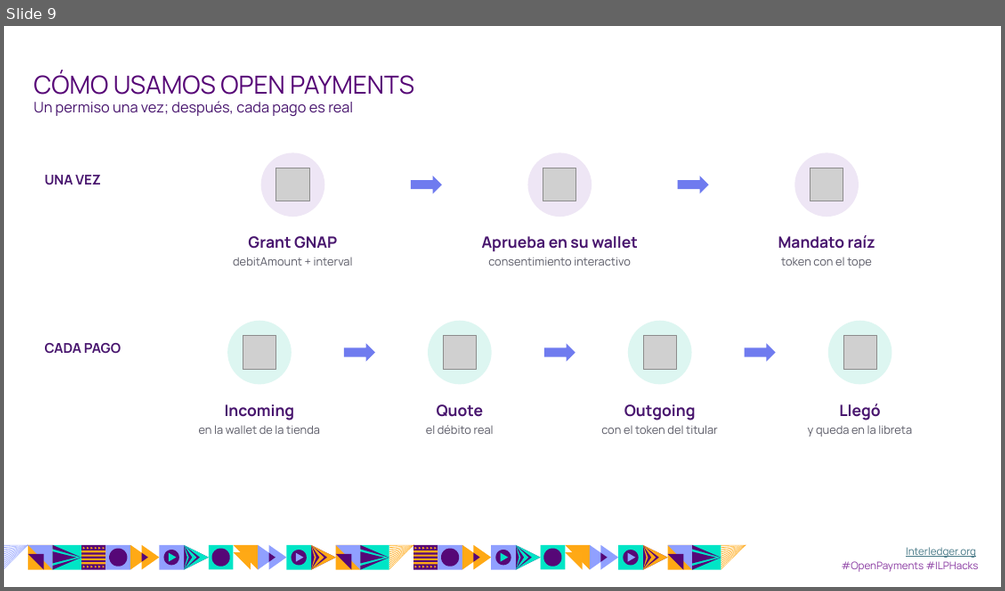
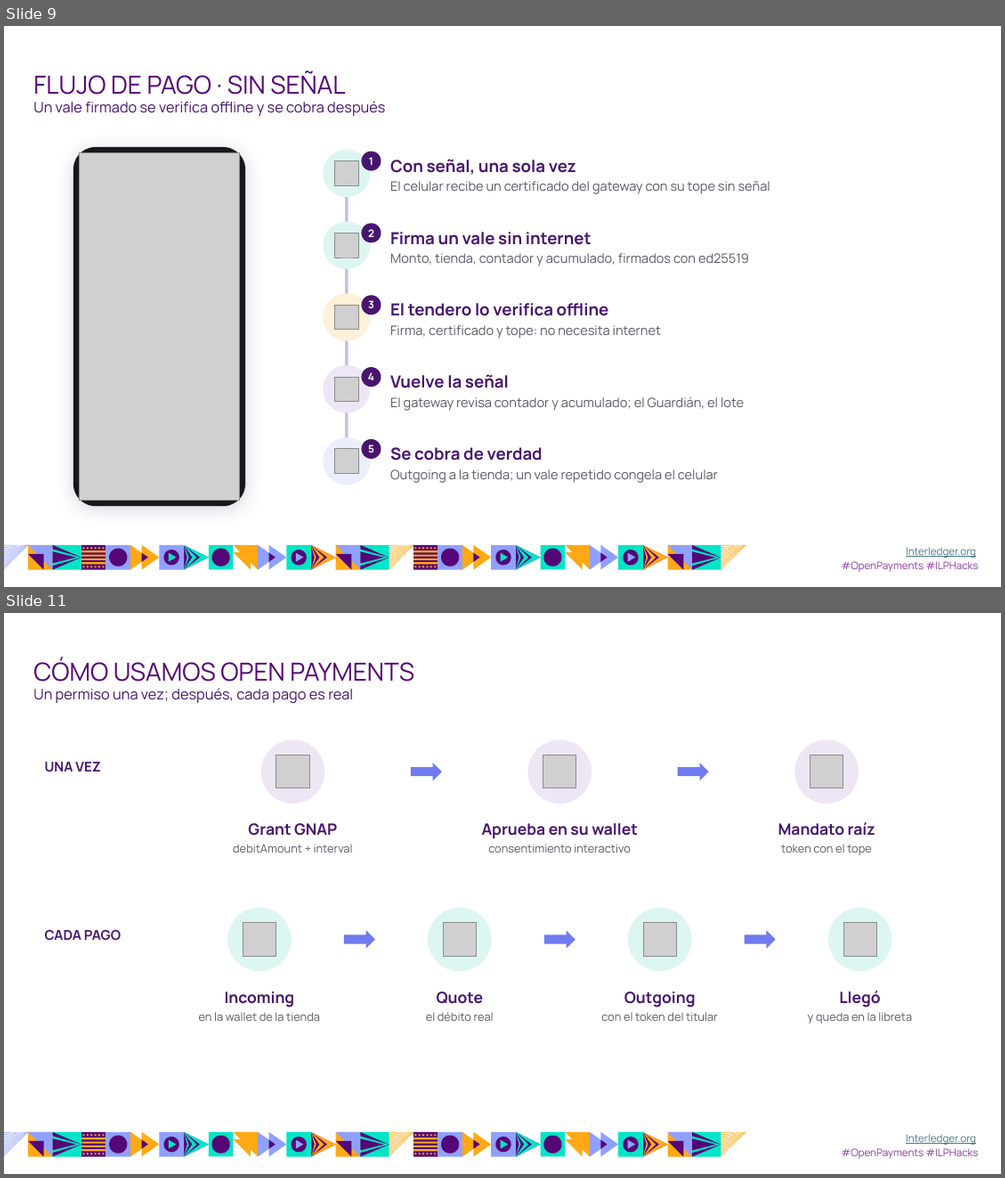
Before and after one commit to luisseoanes/paygent, a slide deck: entrega/diapositivas/paygent.pptx. Shown one above the other, each under a label of ours: slide 9 before the commit, slides 9 and 11 after it; the slides between them are not shown. The pictures are 1005x591 and 1005x1178 pixels, drawn with LibreOffice and Linux fonts; fonts in the diff are those of the drawing; grey boxes stand for pictures; background and template pictures are left out. Boxes give left, top, right and bottom in pixels: in the first picture for what was removed or moved away, otherwise in the second. Text is boxed around its words. In the diff, an @@ line names an element or a change of style, - is before the commit and + after.

```diff
--- a/entrega/diapositivas/paygent.pptx
+++ b/entrega/diapositivas/paygent.pptx
@@ slide 9 added at (x1=4, y1=26, x2=1001, y2=587), background #FFFFFF; not listed: 63 template elements that a slide beside it also shows @@
@@ text added at (x1=33, y1=70, x2=345, y2=95), 24 pt, text #560676 @@
+FLUJO DE PAGO · SIN SEÑAL
@@ text added at (x1=33, y1=101, x2=385, y2=116), 14 pt, text #48156E @@
+Un vale firmado se verifica offline y se cobra después
@@ rounded rectangle added at (x1=73, y1=147, x2=245, y2=506), fill #17171C @@
@@ picture added at (x1=79, y1=153, x2=240, y2=501) @@
@@ ellipse added at (x1=324, y1=150, x2=371, y2=197), fill #DDF6F1 @@
@@ ellipse added at (x1=362, y1=151, x2=380, y2=170), fill #48156E, 10 pt, text #FFFFFF, bold @@
+1
@@ text added at (x1=390, y1=159, x2=770, y2=194), 12.5 pt, text #5A5A66 @@
+Con señal, una sola vez
+El celular recibe un certificado del gateway con su tope sin señal
@@ picture added at (x1=334, y1=160, x2=359, y2=185) @@
@@ rectangle added at (x1=345, y1=174, x2=348, y2=461), fill #C9C3DE @@
@@ ellipse added at (x1=324, y1=221, x2=371, y2=268), fill #DDF6F1 @@
@@ picture added at (x1=334, y1=233, x2=359, y2=257) @@
@@ ellipse added at (x1=362, y1=224, x2=380, y2=243), fill #48156E, 10 pt, text #FFFFFF, bold @@
+2
@@ text added at (x1=390, y1=232, x2=749, y2=266), 12.5 pt, text #5A5A66 @@
+Firma un vale sin internet
+Monto, tienda, contador y acumulado, firmados con ed25519
@@ ellipse added at (x1=324, y1=294, x2=371, y2=341), fill #FFF0D9 @@
@@ picture added at (x1=334, y1=305, x2=359, y2=329) @@
@@ ellipse added at (x1=362, y1=295, x2=380, y2=314), fill #48156E, 10 pt, text #FFFFFF, bold @@
+3
@@ text added at (x1=390, y1=303, x2=661, y2=338), 12.5 pt, text #5A5A66 @@
+El tendero lo verifica offline
+Firma, certificado y tope: no necesita internet
@@ ellipse added at (x1=324, y1=365, x2=371, y2=412), fill #EEE6F5 @@
@@ ellipse added at (x1=362, y1=367, x2=380, y2=386), fill #48156E, 10 pt, text #FFFFFF, bold @@
+4
@@ picture added at (x1=334, y1=377, x2=359, y2=402) @@
@@ text added at (x1=390, y1=374, x2=744, y2=410), 12.5 pt, text #5A5A66 @@
+Vuelve la señal
+El gateway revisa contador y acumulado; el Guardián, el lote
@@ ellipse added at (x1=324, y1=437, x2=371, y2=484), fill #ECEEFE @@
@@ picture added at (x1=334, y1=449, x2=359, y2=473) @@
@@ ellipse added at (x1=362, y1=439, x2=380, y2=459), fill #48156E, 10 pt, text #FFFFFF, bold @@
+5
@@ text added at (x1=390, y1=447, x2=718, y2=483), 12.5 pt, text #5A5A66 @@
+Se cobra de verdad
+Outgoing a la tienda; un vale repetido congela el celular
@@ what was slide 9 is now slide 11 @@
```
Also in this commit, not shown: 3 slides changed, 4 other slides added, 3 slides removed, 1 other file.
